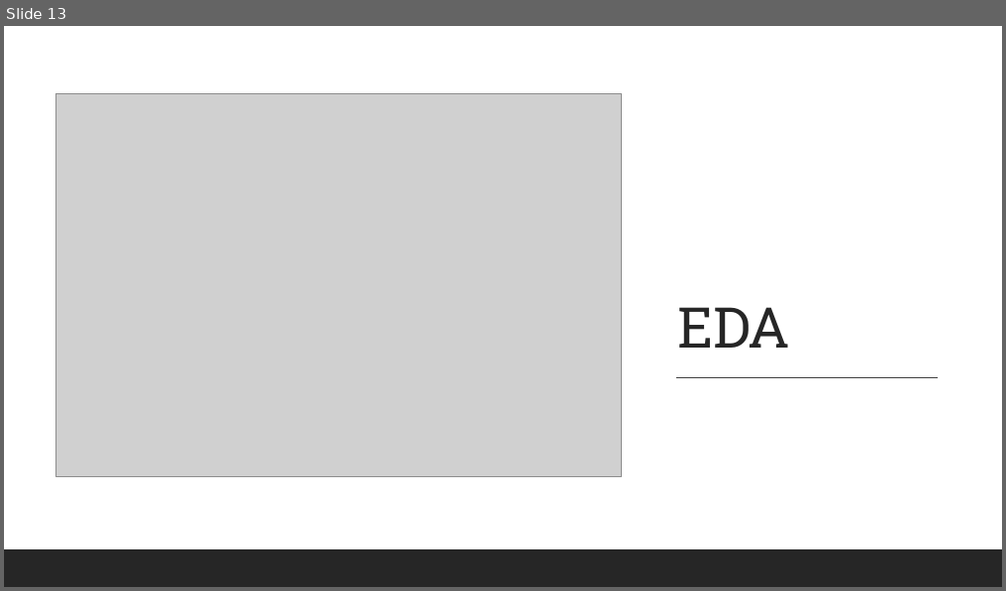
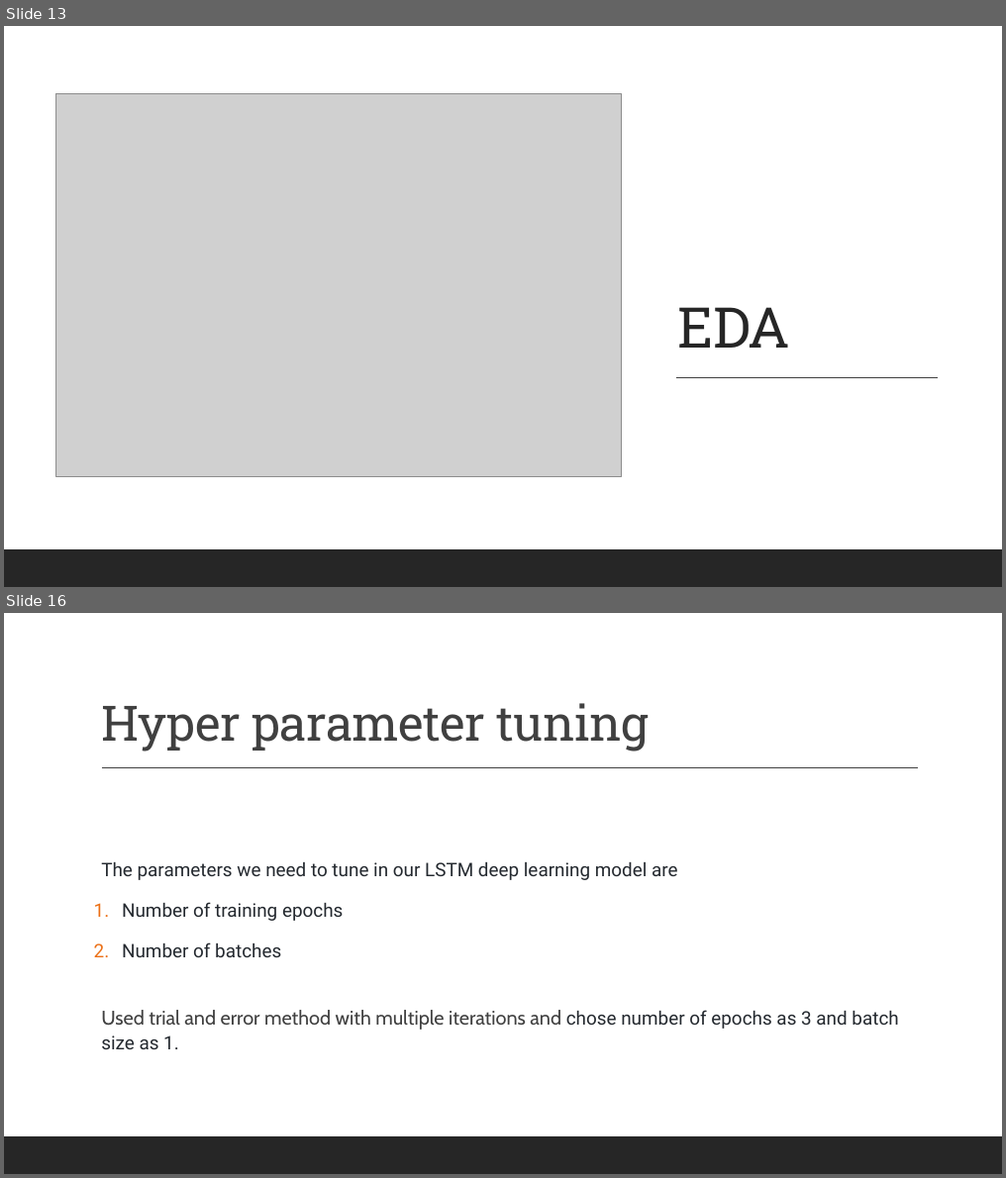
Before and after one commit to VargheseTresa/SpringBoard, a slide deck: cap3/Capstone_Final_Slides.pptx. Shown one above the other, each under a label of ours: slide 13 before the commit, slides 13 and 16 after it; the slides between them are not shown. The pictures are 1006x591 and 1006x1178 pixels, drawn with LibreOffice and Linux fonts; fonts in the diff are those of the drawing; grey boxes stand for pictures. Boxes give left, top, right and bottom in pixels: in the first picture for what was removed or moved away, otherwise in the second. Text is boxed around its words. In the diff, an @@ line names an element or a change of style, - is before the commit and + after.

```diff
--- a/cap3/Capstone_Final_Slides.pptx
+++ b/cap3/Capstone_Final_Slides.pptx
@@ slide 16 added at (4,613,1002,1174), background #FFFFFF @@
@@ title added at (101,703,648,752), 47 pt, text #404040 @@
+Hyper parameter tuning
@@ line added from (102, 768) to (918, 768), #404040 1 pt @@
@@ text added at (101,862,898,1050), 18 pt, text #24292F @@
+  The parameters we need to tune in our LSTM deep learning model are
+1. Number of training epochs
+2. Number of batches
+  Used trial and error method with multiple iterations and chose number of epochs as 3 and batch size as 1.
@@ rectangle added at (4,1137,1002,1174), fill #262626 @@
```
Also in this commit, not shown: 1 slide changed, 4 other slides added, 1 slide removed, 2 other files.
